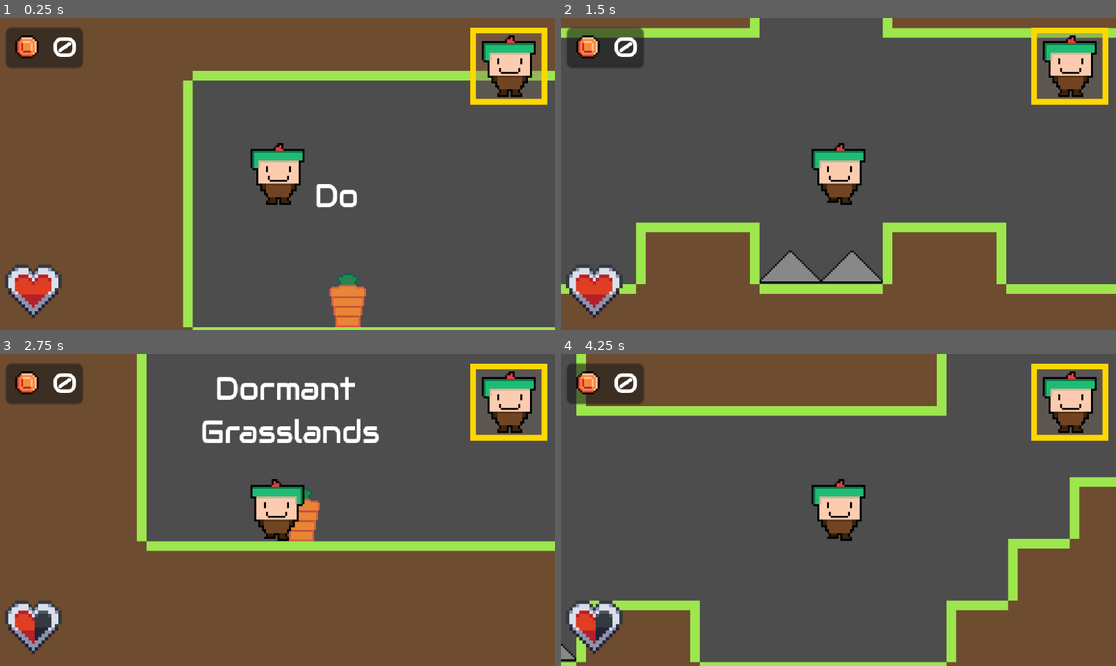
Above: before the commit, frames 1-4 (two rows, left to right).
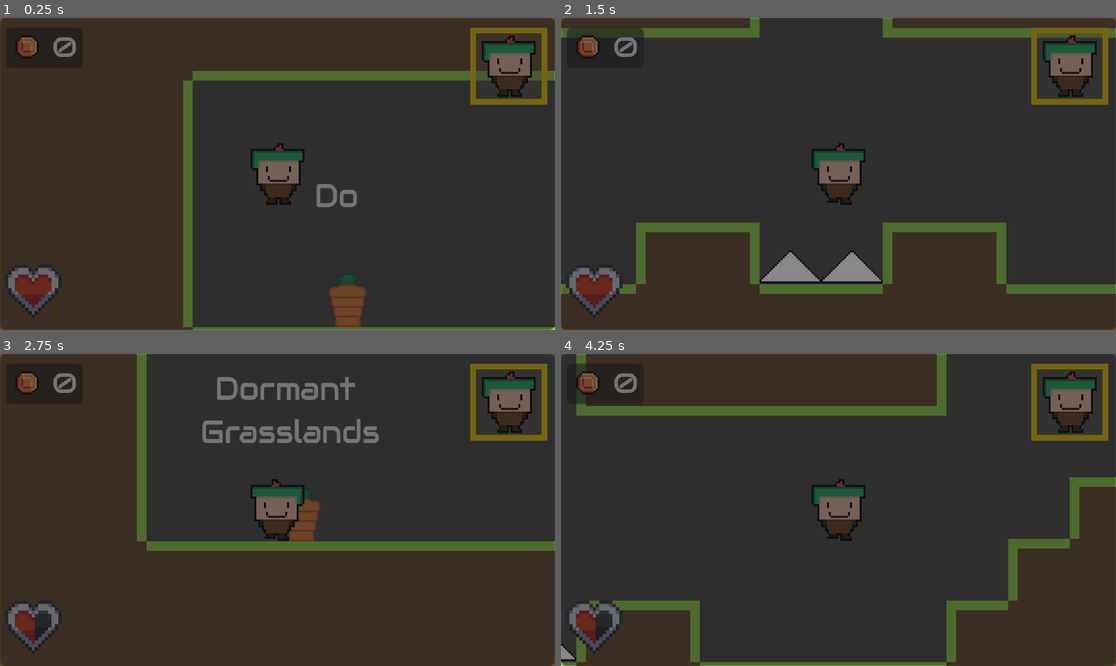
Above: after the commit, the same moments.

Repository: PenguWoodGanon/Path-of-Pablo
Game: Godot game, scene res://Scenes/Levels/dormant_grasslands.tscn
Two runs of this game, one before a commit and one after it. Both use one fixed random seed, a clock stepped at 60 frames per second and the inputs below. This scene is started directly instead of the project's main scene.
Inputs:
- Up to frame 1 (0.25 s): no input
- Up to frame 2 (1.5 s): tap Enter at 0.5, 1.25 s; hold D (right) from 0.53 s (still down); tap C (character_selection) at 0.6 s; tap W (jump) at 0.77 s; tap - (minus) at 1.35 s
- Up to frame 3 (2.75 s): tap W (jump) at 1.52 s; tap Enter at 2 s; release D (right) at 2.03 s; hold A (left) from 2.03 s (still down); tap = (plus) at 2.1 s
- Up to frame 4 (4.25 s): tap Enter at 2.75, 3.5 s; release A (left) at 2.78 s; hold D (right) from 2.78 s (still down); tap C (character_selection) at 2.85 s; tap W (jump) at 3.02, 3.77 s; tap - (minus) at 3.6 s

The runs differ from the first frame. In frame 1, 98% of the frame differs, in the area x 0-100%, y 0-100%; in frame 2, 96%; in frame 3, 97%; in frame 4, 97%.

Commit message:
Working on Character Selection

Diff:
--- a/Godot - Path of Pablo/Scenes/Levels/dormant_grasslands.tscn
+++ b/Godot - Path of Pablo/Scenes/Levels/dormant_grasslands.tscn
@@ -528,6 +528,12 @@
 [node name="Camera2D" type="Camera2D" parent="Global_Characters"]
 zoom = Vector2(4, 4)
 
+[node name="Characters" type="Panel" parent="Global_Characters"]
+offset_left = -144.0
+offset_top = -81.0
+offset_right = 144.0
+offset_bottom = 81.0
+
 [node name="Platforms" type="Node" parent="."]
 
 [node name="Platform" parent="Platforms" instance=ExtResource("17_b31i3")]
